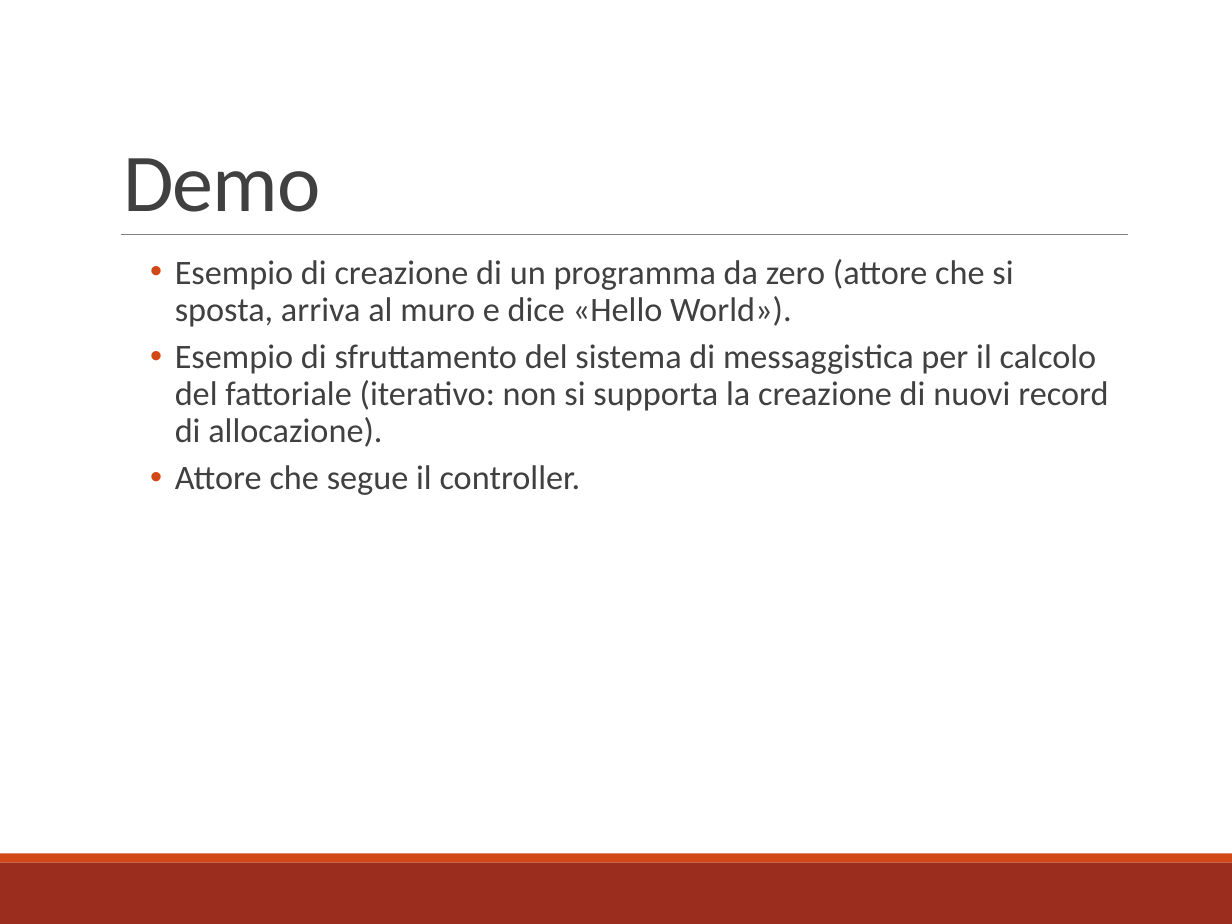
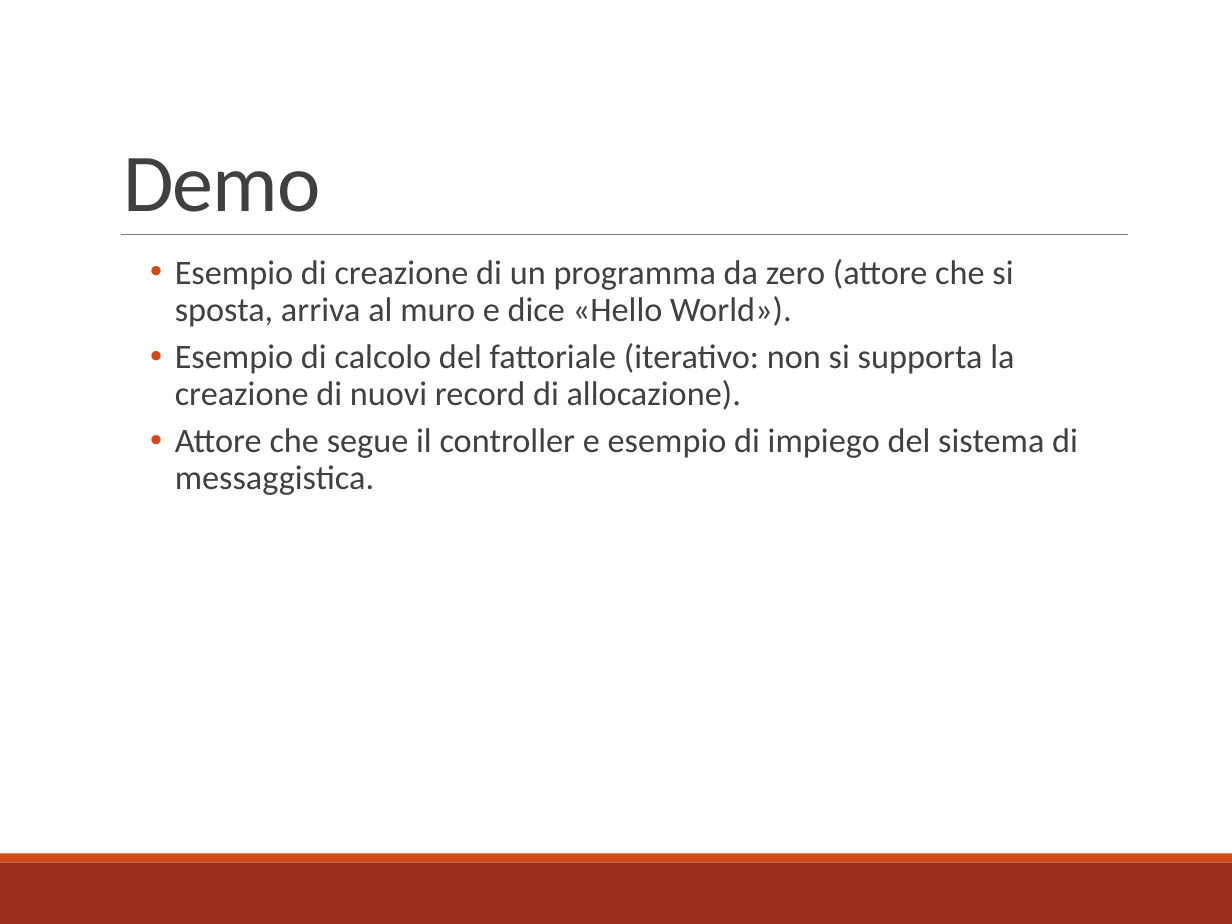
Before and after one commit to mbosc/scartch, a slide deck: slide 23 of Presentazione.pptx. Drawn at 1232x924 pixels with LibreOffice and Linux fonts; fonts in the diff are those of the drawing. Boxes give left, top, right and bottom in pixels: in the first picture for what was removed or moved away, otherwise in the second. Text is boxed around its words. In the diff, an @@ line names an element or a change of style, - is before the commit and + after.

```diff
--- a/Presentazione.pptx
+++ b/Presentazione.pptx
@@ text at bbox=[175, 343, 1078, 495]: text changed @@
-  • Esempio di sfruttamento del sistema di messaggistica per il calcolo del fattoriale (iterativo: non si supporta la creazione di nuovi record di allocazione).
-  • Attore che segue il controller.
+  • Esempio di calcolo del fattoriale (iterativo: non si supporta la creazione di nuovi record di allocazione).
+  • Attore che segue il controller e esempio di impiego del sistema di messaggistica.
```
Also in this commit, not shown: 4 other slides changed.
